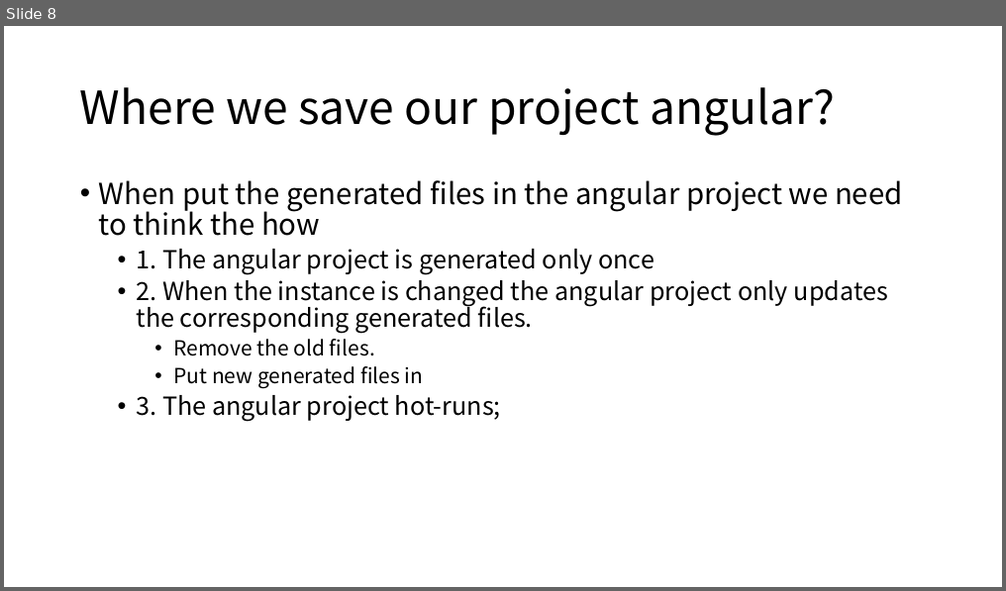
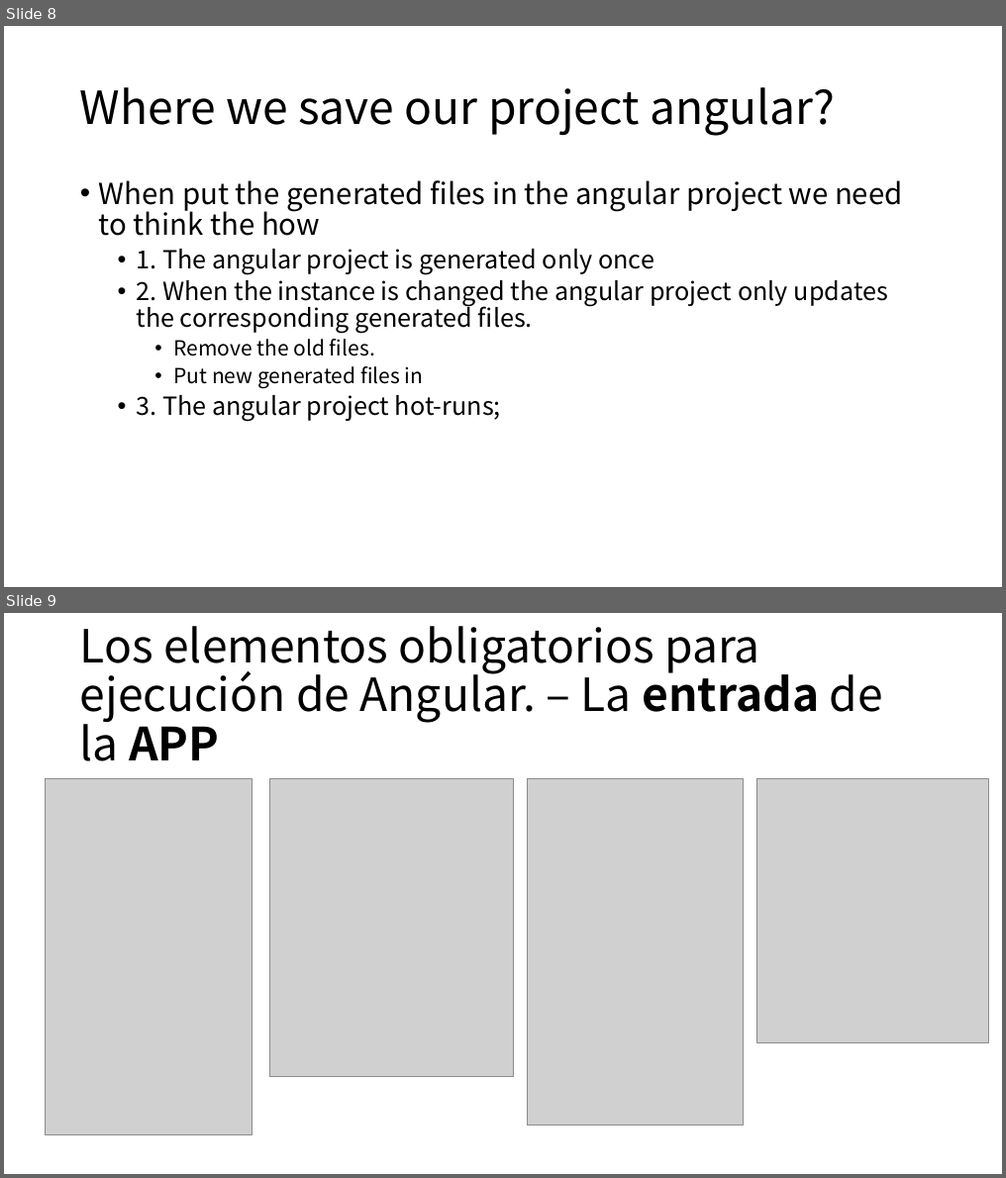
Before and after one commit to cedececa/tfg-model-2-web, a slide deck: planning-and-logs/Xtext&Xtend.pptx. Shown one above the other, each under a label of ours: slide 8 before the commit, slides 8 and 9 after it. The pictures are 1006x591 and 1006x1178 pixels, drawn with LibreOffice and Linux fonts; fonts in the diff are those of the drawing; grey boxes stand for pictures. Boxes give left, top, right and bottom in pixels: in the first picture for what was removed or moved away, otherwise in the second. Text is boxed around its words. In the diff, an @@ line names an element or a change of style, - is before the commit and + after.

Commit message:
[Feature] Run generated Angular project. - V1.0.1
This is the first milestone for the modeling from simple text to a runnable Angular project.

```diff
--- a/planning-and-logs/Xtext&Xtend.pptx
+++ b/planning-and-logs/Xtext&Xtend.pptx
@@ slide 9 added at [4, 613, 1002, 1174], background #FFFFFF @@
@@ title added at [80, 626, 883, 761], 44 pt, text #000000 @@
+Los elementos obligatorios para ejecución de Angular. – La entrada de la APP
@@ picture added at [45, 778, 252, 1135] @@
@@ picture added at [269, 778, 514, 1077] @@
@@ picture added at [528, 778, 744, 1126] @@
@@ picture added at [756, 778, 988, 1043] @@
```
Also in this commit, not shown: 2 other slides added, 31 other files.
